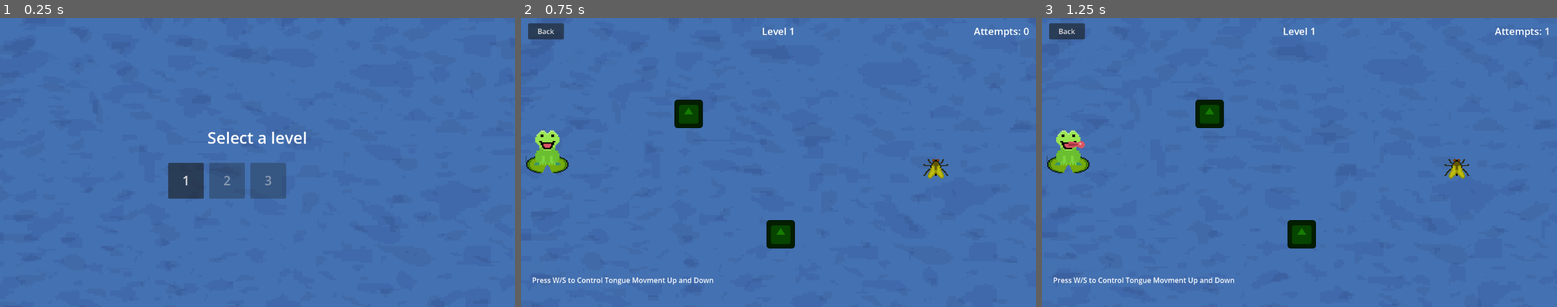
Above: before the commit, frames 1-3 (left to right).
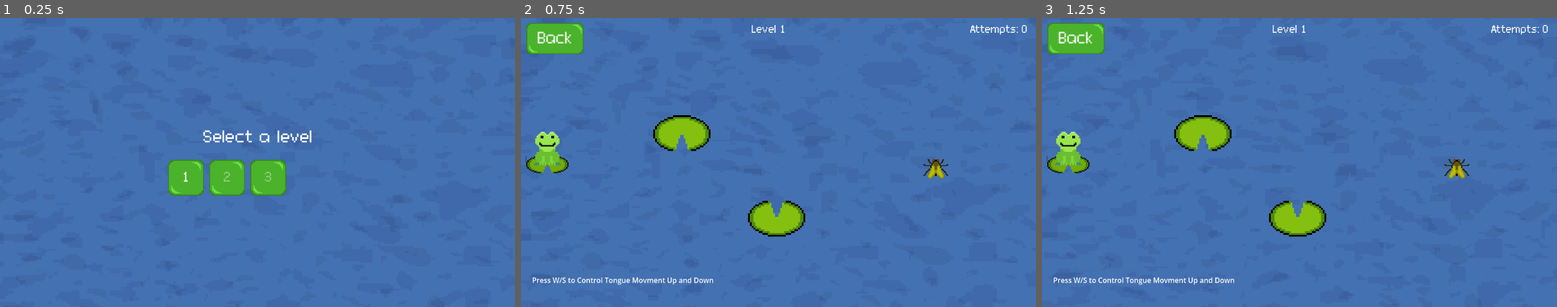
Above: after the commit, the same moments.

Repository: Shadowolfk/Frog-minigamejam
Game: Godot game, scene res://level_select.tscn
The game is run twice, just before and just after one commit, with the same random seed, the same clock (stepped at 60 frames per second) and the same inputs. The engine's default icon, where the game draws it, is replaced by a stand-in: a white triangle on a blue panel in a dark square.
Inputs:
- Up to frame 1 (0.25 s): no input
- Up to frame 2 (0.75 s): click "1" at 0.5 s
- Up to frame 3 (1.25 s): no input

The runs differ from the first frame. In frame 1, 3.3% of the frame differs, in the area x 32-61%, y 38-63%; in frame 2, 4.3%; in frame 3, 4.4%, in the area x 1-99%, y 1-80%.

Commit message:
skeeters

Diff:
--- a/game.tscn
+++ b/game.tscn
@@ -2,7 +2,10 @@
 
 [ext_resource type="Script" uid="uid://d2uj0phpwtcv4" path="res://game.gd" id="1_game"]
 [ext_resource type="Script" uid="uid://bm1jcxsp1c6g4" path="res://hud.gd" id="2_hud"]
+[ext_resource type="Texture2D" uid="uid://bvpnbecc5nlhq" path="res://Rectangle.png" id="3_7jktm"]
+[ext_resource type="FontFile" uid="uid://dlxukmoyb358s" path="res://Connection.otf" id="3_fc0e3"]
 [ext_resource type="PackedScene" uid="uid://kkt3jryo3u44" path="res://water.tscn" id="3_feb5d"]
+[ext_resource type="Texture2D" uid="uid://cgk61rhegnfdt" path="res://rectangeshade.png" id="4_ryrav"]
 
 [node name="Game" type="Node2D" unique_id=145818865]
 script = ExtResource("1_game")
@@ -21,12 +24,25 @@
 grow_horizontal = 2
 mouse_filter = 2
 
-[node name="BackButton" type="Button" parent="HUD/TopBar" unique_id=944581614]
+[node name="BackButton" type="TextureButton" parent="HUD/TopBar" unique_id=1515314098]
+texture_filter = 1
 layout_mode = 0
-offset_left = 16.0
-offset_top = 12.0
-offset_right = 96.0
-offset_bottom = 48.0
+offset_left = 12.0
+offset_top = -19.0
+offset_right = 76.0
+offset_bottom = 45.0
+scale = Vector2(2, 2)
+texture_normal = ExtResource("3_7jktm")
+texture_pressed = ExtResource("4_ryrav")
+texture_hover = ExtResource("4_ryrav")
+
+[node name="Label" type="Label" parent="HUD/TopBar/BackButton" unique_id=1185237023]
+layout_mode = 0
+offset_left = 12.0
+offset_top = 24.0
+offset_right = 52.0
+offset_bottom = 47.0
+theme_override_fonts/font = ExtResource("3_fc0e3")
 text = "Back"
 
 [node name="LevelLabel" type="Label" parent="HUD/TopBar" unique_id=314247668]
@@ -37,20 +53,24 @@
 offset_top = 14.0
 offset_right = 100.0
 offset_bottom = 46.0
+theme_override_fonts/font = ExtResource("3_fc0e3")
 theme_override_font_sizes/font_size = 22
-text = "Level 1"
+text = "1                                         Level"
 horizontal_alignment = 1
 
 [node name="AttemptsLabel" type="Label" parent="HUD/TopBar" unique_id=1278990471]
-layout_mode = 0
+layout_mode = 1
+anchors_preset = 1
 anchor_left = 1.0
 anchor_right = 1.0
-offset_left = -200.0
+offset_left = -216.0
 offset_top = 14.0
-offset_right = -16.0
+offset_right = -32.0
 offset_bottom = 46.0
+grow_horizontal = 0
+theme_override_fonts/font = ExtResource("3_fc0e3")
 theme_override_font_sizes/font_size = 22
-text = "Attempts: 0"
+text = "0                                                                     Attempts:"
 horizontal_alignment = 2
 
 [node name="CompletionPanel" type="Control" parent="HUD" unique_id=61452862]
--- a/hud.gd
+++ b/hud.gd
@@ -6,7 +6,7 @@
 
 @onready var level_label: Label = $TopBar/LevelLabel
 @onready var attempts_label: Label = $TopBar/AttemptsLabel
-@onready var back_button: Button = $TopBar/BackButton
+@onready var back_button: TextureButton = $TopBar/BackButton
 
 @onready var completion_panel: Control = $CompletionPanel
 @onready var completion_title: Label = $CompletionPanel/Center/Panel/Margin/VBox/Title
@@ -23,11 +23,11 @@
 
 
 func set_level(n: int) -> void:
-	level_label.text = "Level %d" % n
+	level_label.text = "%d                                          Level" % n
 
 
 func set_attempts(n: int) -> void:
-	attempts_label.text = "Attempts: %d" % n
+	attempts_label.text = "%d                                                                     Attempts: " % n
 
 
 func show_completion(attempts: int, has_next: bool) -> void:
--- a/level_select.gd
+++ b/level_select.gd
@@ -1,5 +1,16 @@
 extends Control
 
+
+@export var texture_normal:   Texture2D
+@export var texture_pressed:  Texture2D
+@export var texture_hover:    Texture2D
+@export var texture_disabled: Texture2D
+
+@export var button_size: Vector2 = Vector2(80, 80)
+@export var label_font_size: int = 28
+@export var label_color: Color = Color.WHITE
+@export var font : FontFile
+@export_range(0.0, 1.0) var locked_dim: float = 0.4
 
 @onready var grid: GridContainer = $Center/VBox/Grid
 
@@ -9,17 +20,44 @@
 	Levels.progress_changed.connect(_build)
 
 
+
 func _build() -> void:
 	for c in grid.get_children():
 		c.queue_free()
 	for i in Levels.level_count():
-		var btn := Button.new()
-		btn.text = str(i + 1)
-		btn.custom_minimum_size = Vector2(80, 80)
-		btn.add_theme_font_size_override("font_size", 28)
-		btn.disabled = not Levels.is_unlocked(i)
-		var idx = i
-		btn.pressed.connect(func ():
-			Levels.start_level(idx)
-			get_tree().change_scene_to_file("res://game.tscn"))
-		grid.add_child(btn)
+		grid.add_child(_make_button(i))
+
+
+func _make_button(i: int) -> TextureButton:
+	var btn := TextureButton.new()
+	btn.texture_normal   = texture_normal
+	btn.texture_pressed  = texture_pressed
+	btn.texture_hover    = texture_hover
+	btn.texture_disabled = texture_disabled
+
+
+	btn.ignore_texture_size = true
+	btn.stretch_mode = TextureButton.STRETCH_KEEP_ASPECT_CENTERED
+	btn.custom_minimum_size = button_size
+	btn.disabled = not Levels.is_unlocked(i)
+
+
+	var label := Label.new()
+	label.text = str(i + 1)
+	label.anchor_right = 1.0
+	label.anchor_bottom = 1.0
+	label.horizontal_alignment = HORIZONTAL_ALIGNMENT_CENTER
+	label.vertical_alignment = VERTICAL_ALIGNMENT_CENTER
+	label.add_theme_font_size_override("font_size", label_font_size)
+	label.add_theme_color_override("font_color", label_color)
+	label.add_theme_font_override("font", font)
+	label.mouse_filter = Control.MOUSE_FILTER_IGNORE
+	if btn.disabled:
+		label.modulate.a = locked_dim
+	btn.add_child(label)
+
+	var idx := i
+	btn.pressed.connect(func ():
+		Levels.start_level(idx)
+		get_tree().change_scene_to_file("res://game.tscn"))
+	return btn
--- a/level_select.tscn
+++ b/level_select.tscn
@@ -1,9 +1,13 @@
 [gd_scene format=3 uid="uid://cub34l88lreki"]
 
 [ext_resource type="Script" uid="uid://bjarrki1j7ekr" path="res://level_select.gd" id="1_sel"]
+[ext_resource type="Texture2D" uid="uid://d0pndtapgdud0" path="res://Square.png" id="2_bv7n5"]
 [ext_resource type="PackedScene" uid="uid://kkt3jryo3u44" path="res://water.tscn" id="2_vomi7"]
+[ext_resource type="FontFile" uid="uid://dlxukmoyb358s" path="res://Connection.otf" id="2_wevku"]
+[ext_resource type="Texture2D" uid="uid://bk4v3u6xxoa8m" path="res://squareshaded.png" id="3_bv7n5"]
 
 [node name="LevelSelect" type="Control" unique_id=2055971582]
+texture_filter = 1
 layout_mode = 3
 anchors_preset = 15
 anchor_right = 1.0
@@ -11,6 +15,11 @@
 grow_horizontal = 2
 grow_vertical = 2
 script = ExtResource("1_sel")
+texture_normal = ExtResource("2_bv7n5")
+texture_pressed = ExtResource("3_bv7n5")
+texture_hover = ExtResource("3_bv7n5")
+texture_disabled = ExtResource("2_bv7n5")
+font = ExtResource("2_wevku")
 
 [node name="Center" type="CenterContainer" parent="." unique_id=506980989]
 layout_mode = 0
@@ -24,6 +33,7 @@
 
 [node name="Title" type="Label" parent="Center/VBox" unique_id=1523450589]
 layout_mode = 2
+theme_override_fonts/font = ExtResource("2_wevku")
 theme_override_font_sizes/font_size = 36
 text = "Select a level"
 horizontal_alignment = 1
--- a/levels/level_01.tscn
+++ b/levels/level_01.tscn
@@ -10,10 +10,15 @@
 position = Vector2(59, 288)
 
 [node name="Obstacle" parent="." unique_id=2010908715 instance=ExtResource("2_gg43x")]
-position = Vector2(375, 215)
+position = Vector2(360, 238)
+scale = Vector2(2, 2)
+obstacle_radius = 96.0
 
 [node name="Obstacle2" parent="." unique_id=1168391316 instance=ExtResource("2_gg43x")]
-position = Vector2(581, 485)
+position = Vector2(572, 470)
+rotation = 3.1415927
+scale = Vector2(2, 2)
+obstacle_radius = 96.0
 
 [node name="Fly" parent="." unique_id=290744887 instance=ExtResource("3_mllcm")]
 position = Vector2(928, 336)
--- a/levels/level_02.tscn
+++ b/levels/level_02.tscn
@@ -1,7 +1,7 @@
 [gd_scene format=3 uid="uid://c3d15x2uikbsj"]
 
 [ext_resource type="PackedScene" uid="uid://cjubkhpw5kwww" path="res://player.tscn" id="1_8yqd8"]
-[ext_resource type="PackedScene" uid="uid://bgm2odaw7y1k2" path="res://obstacle.tscn" id="2_h518d"]
+[ext_resource type="PackedScene" uid="uid://nomiktxcufvc" path="res://skeeter.tscn" id="3_8yqd8"]
 [ext_resource type="PackedScene" uid="uid://gwf7vi6kiyup" path="res://fly.tscn" id="3_didps"]
 
 [node name="Woirld" type="Node2D" unique_id=1491960833]
@@ -9,14 +9,13 @@
 [node name="Player" parent="." unique_id=461573234 instance=ExtResource("1_8yqd8")]
 position = Vector2(59, 288)
 
-[node name="Obstacle" parent="." unique_id=2010908715 instance=ExtResource("2_h518d")]
-position = Vector2(776, 448)
-
-[node name="Obstacle3" parent="." unique_id=727728889 instance=ExtResource("2_h518d")]
-position = Vector2(562, 276)
-
-[node name="Obstacle2" parent="." unique_id=1168391316 instance=ExtResource("2_h518d")]
-position = Vector2(368, 452)
-
 [node name="Fly" parent="." unique_id=290744887 instance=ExtResource("3_didps")]
 position = Vector2(928, 336)
+
+[node name="Skeeter" parent="." unique_id=2010908715 instance=ExtResource("3_8yqd8")]
+position = Vector2(370, 315)
+
+[node name="Skeeter2" parent="." unique_id=356263598 instance=ExtResource("3_8yqd8")]
+position = Vector2(698, 307)
+rotation = 3.1415927
+travel_direction = Vector2(0, -0.1)
--- a/obstacle.gd
+++ b/obstacle.gd
@@ -1,9 +1,47 @@
 extends Node2D
 
 
+enum Type { STATIC, LINEAR, ORBITAL }
+
+@export var type: Type = Type.STATIC
 @export var obstacle_radius: float = 48.0
 
+@export_group("Linear")
+
+@export var travel_direction: Vector2 = Vector2(1, 0)
+
+@export var travel_distance: float = 120.0
+
+@export var travel_speed: float = 0.5
+
+@export_group("Orbital")
+@export var orbit_radius: float = 120.0
+
+@export var orbit_speed: float = 0.25
+
+@export var orbit_angle_start: float = 0.0
+
+var _origin: Vector2
+var _time: float = 0.0
 
 
 func _ready() -> void:
 	add_to_group("obstacle")
+	_origin = position
+
+	set_physics_process(type != Type.STATIC)
+
+	if type == Type.ORBITAL:
+		position = _origin + Vector2.from_angle(orbit_angle_start) * orbit_radius
+
+
+func _physics_process(delta: float) -> void:
+	_time += delta
+	match type:
+		Type.LINEAR:
+			var dir := travel_direction.normalized()
+			if dir.length_squared() == 0.0: return
+			position = _origin + dir * travel_distance * sin(_time * travel_speed * TAU)
+		Type.ORBITAL:
+			var angle := orbit_angle_start + _time * orbit_speed * TAU
+			position = _origin + Vector2.from_angle(angle) * orbit_radius
--- a/obstacle.tscn
+++ b/obstacle.tscn
@@ -1,12 +1,40 @@
 [gd_scene format=3 uid="uid://bgm2odaw7y1k2"]
 
 [ext_resource type="Script" uid="uid://1thsd3no0p7o" path="res://obstacle.gd" id="1_sl1jc"]
-[ext_resource type="Texture2D" uid="uid://51qva45pel4n" path="res://icon.svg" id="2_aubd6"]
+[ext_resource type="Texture2D" uid="uid://egm42a0oaqga" path="res://lilypad.png" id="2_aubd6"]
 
-[node name="Obstacle" type="Node2D" unique_id=2010908715]
+[sub_resource type="AtlasTexture" id="AtlasTexture_vcivv"]
+atlas = ExtResource("2_aubd6")
+region = Rect2(32, 0, 32, 32)
+
+[sub_resource type="AtlasTexture" id="AtlasTexture_tyhon"]
+atlas = ExtResource("2_aubd6")
+region = Rect2(0, 0, 32, 32)
+
+[sub_resource type="SpriteFrames" id="SpriteFrames_fvdov"]
+animations = [{
+"frames": [{
+"duration": 1.0,
+"texture": SubResource("AtlasTexture_vcivv")
+}],
+"loop": true,
+"name": &"Type1",
+"speed": 5.0
+}, {
+"frames": [{
+"duration": 1.0,
+"texture": SubResource("AtlasTexture_tyhon")
+}],
+"loop": true,
+"name": &"Type2",
+"speed": 5.0
+}]
+
+[node name="Lilypad" type="Node2D" unique_id=2010908715]
 script = ExtResource("1_sl1jc")
 
-[node name="Sprite2D" type="Sprite2D" parent="." unique_id=1527617857]
-modulate = Color(0.0855064, 0.4850667, 2.8878452e-07, 1)
-scale = Vector2(0.5, 0.5)
-texture = ExtResource("2_aubd6")
+[node name="AnimatedSprite2D" type="AnimatedSprite2D" parent="." unique_id=844725932]
+texture_filter = 1
+scale = Vector2(2, 2)
+sprite_frames = SubResource("SpriteFrames_fvdov")
+animation = &"Type1"
--- a/player.gd
+++ b/player.gd
@@ -2,17 +2,17 @@
 
 
 @export var mouth_offset: Vector2 = Vector2(0, -4)
-@export var relaunch_delay: float = 0.5
 
 @onready var tongue: Tongue = $Tongue
 
-var _relaunch_t: float = 0.6
 var _won_this_run: bool = false
 var attempts: int = 0
 var wins: int = 0
 
 
 func _ready() -> void:
+	$AnimatedSprite2D.play("default")
+
 	tongue.position = mouth_offset
 	tongue.caught.connect(_on_caught)
 	tongue.failed.connect(_on_failed)
@@ -22,8 +22,8 @@
 
 func _process(delta: float) -> void:
 	if tongue.is_idle() and not _won_this_run:
-		_relaunch_t -= delta
-		if _relaunch_t <= 0.0:
+
+		if Input.is_action_just_pressed("ui_accept"):
 			tongue.fire()
 
 
@@ -46,5 +46,3 @@
 
 func _on_reeled_in() -> void:
 	$AnimatedSprite2D.play("default")
-
-	_relaunch_t = relaunch_delay
--- /dev/null
+++ b/skeeter.tscn
@@ -0,0 +1,38 @@
+[gd_scene format=3 uid="uid://nomiktxcufvc"]
+
+[ext_resource type="Script" uid="uid://1thsd3no0p7o" path="res://obstacle.gd" id="1_v87ls"]
+[ext_resource type="Texture2D" uid="uid://be3kfb5kl7er4" path="res://skeeter.png" id="2_v87ls"]
+
+[sub_resource type="AtlasTexture" id="AtlasTexture_2nath"]
+atlas = ExtResource("2_v87ls")
+region = Rect2(0, 0, 32, 32)
+
+[sub_resource type="AtlasTexture" id="AtlasTexture_2svbj"]
+atlas = ExtResource("2_v87ls")
+region = Rect2(32, 0, 32, 32)
+
+[sub_resource type="SpriteFrames" id="SpriteFrames_bmcu0"]
+animations = [{
+"frames": [{
+"duration": 1.0,
+"texture": SubResource("AtlasTexture_2nath")
+}, {
+"duration": 1.0,
+"texture": SubResource("AtlasTexture_2svbj")
+}],
+"loop": true,
+"name": &"default",
+"speed": 5.0
+}]
+
+[node name="Skeeter" type="Node2D" unique_id=2010908715]
+scale = Vector2(2, 2)
+script = ExtResource("1_v87ls")
+type = 1
+travel_direction = Vector2(0, 0.1)
+travel_distance = 240.0
+
+[node name="AnimatedSprite2D" type="AnimatedSprite2D" parent="." unique_id=2074617320]
+texture_filter = 1
+sprite_frames = SubResource("SpriteFrames_bmcu0")
+frame_progress = 0.54519635
Binary file added: Connection.otf
Not shown, added: Connection.otf.import
Binary file added: Rectangle.png
Not shown, added: Rectangle.png.import
Binary file added: Square.png
Not shown, added: Square.png.import
Binary file added: rectangeshade.png
Not shown, added: rectangeshade.png.import
Binary file added: squareshaded.png
Not shown, added: squareshaded.png.import
